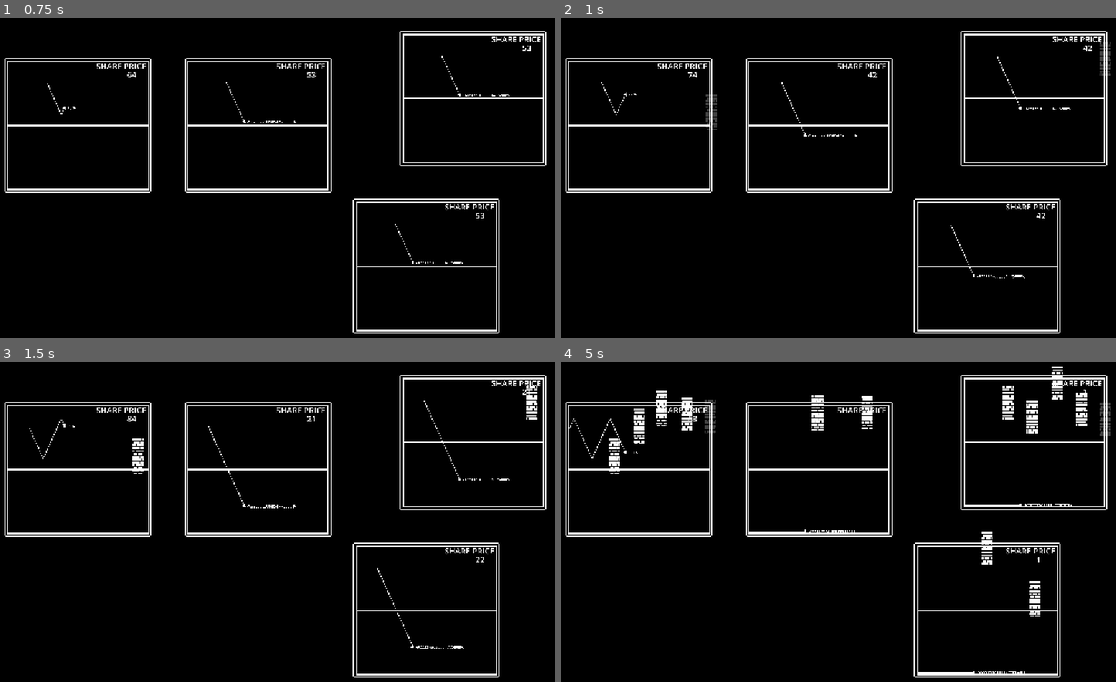
Above: before the commit, frames 1-4 (two rows, left to right).
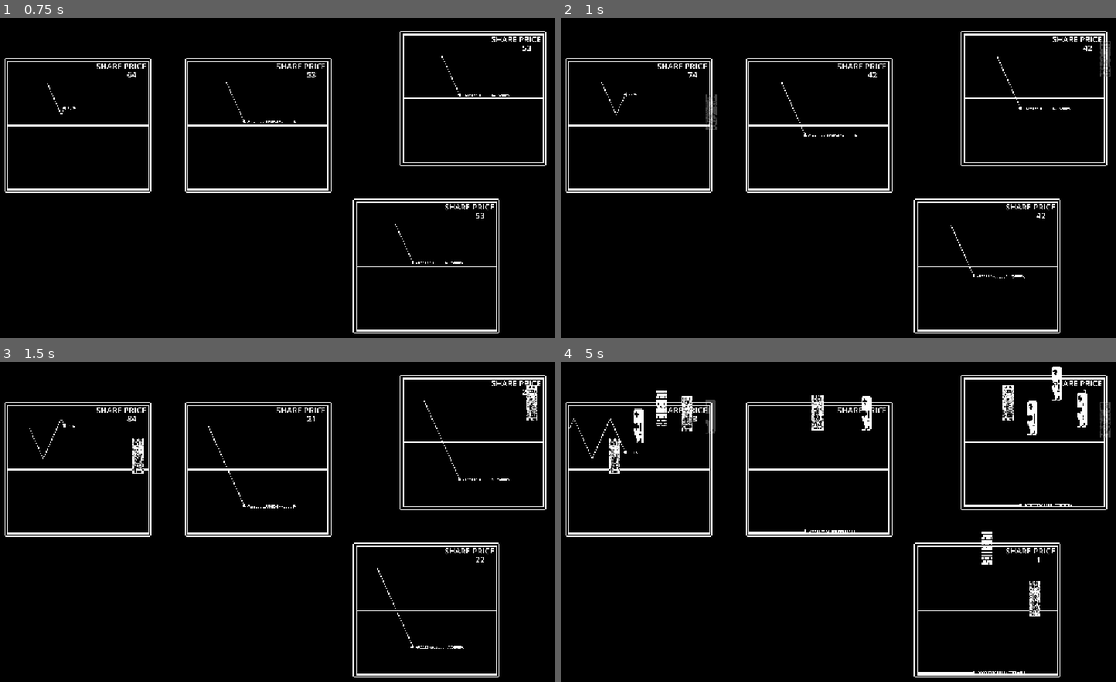
Above: after the commit, the same moments.

Repository: yarkoasaf/lauchablast-capitalism-1bitjam
Game: Godot game, scene res://node_2d.tscn
Same seed, same stepped clock (60 frames per second), same inputs: the game is played once before the commit and once after it.
Inputs:
- Up to frame 1 (0.75 s): tap A (wave) at 0.6 s
- Up to frame 2 (1 s): no input
- Up to frame 3 (1.5 s): tap A (wave) at 1.35 s
- Up to frame 4 (5 s): tap A (wave) every 0.75 s from 2.1 to 4.35 s

Frame 1 is identical in both runs. In frame 2, 0.2% of the frame differs, in the area x 26-100%, y 7-35%; in frame 3, 0.3%; in frame 4, 1.4%, in the area x 8-100%, y 1-80%.

Commit message:
+ sprite random selector

Diff:
--- a/scenes/Obstacle.tscn
+++ b/scenes/Obstacle.tscn
@@ -1,7 +1,7 @@
 [gd_scene format=3 uid="uid://c6wvhr4hqibvk"]
 
 [ext_resource type="Script" uid="uid://sqlmq6ro1qbj" path="res://scripts/GameControl/Obstacle.gd" id="1_nfn2k"]
-[ext_resource type="Texture2D" uid="uid://dmnbgve56o0fw" path="res://assets/sprites/da wol.png" id="2_qf6v3"]
+[ext_resource type="Texture2D" uid="uid://22uraisk7bbu" path="res://assets/sprites/output-onlinepngtools.png" id="2_qf6v3"]
 
 [sub_resource type="RectangleShape2D" id="RectangleShape2D_f3omi"]
 size = Vector2(104, 397)
--- a/scripts/GameControl/Obstacle.gd
+++ b/scripts/GameControl/Obstacle.gd
@@ -7,9 +7,17 @@
 @export var lifetime: float = 5.0        # total seconds alive
 @export var fade_out_time: float = 0.2   # seconds (fade before despawn)
 
+#load textures
+@onready var sprite: Sprite2D = $Sprite2D
+const WOL_TEX: Texture2D = preload("res://assets/sprites/da wol.png")
+const REC_TEX: Texture2D = preload("res://assets/sprites/da rect.png")
+const PET_TEX: Texture2D = preload("res://assets/sprites/output-onlinepngtools.png")
+
 var _dying: bool = false
 
 func _ready() -> void:
+	#sprite random selector
+	load_texture()
 	# Fade in
 	modulate.a = 0.0
 	var t_in: Tween = create_tween()
@@ -46,3 +54,13 @@
 		print("Hit player!")
 		if body.has_method("die"):
 			body.die()
+
+func load_texture():
+	var choice = randi_range(1,3)
+	match choice:
+		1:
+			sprite.texture = WOL_TEX
+		2:
+			sprite.texture = REC_TEX
+		3:
+			sprite.texture = PET_TEX
Binary file changed: assets/sprites/output-onlinepngtools.png
